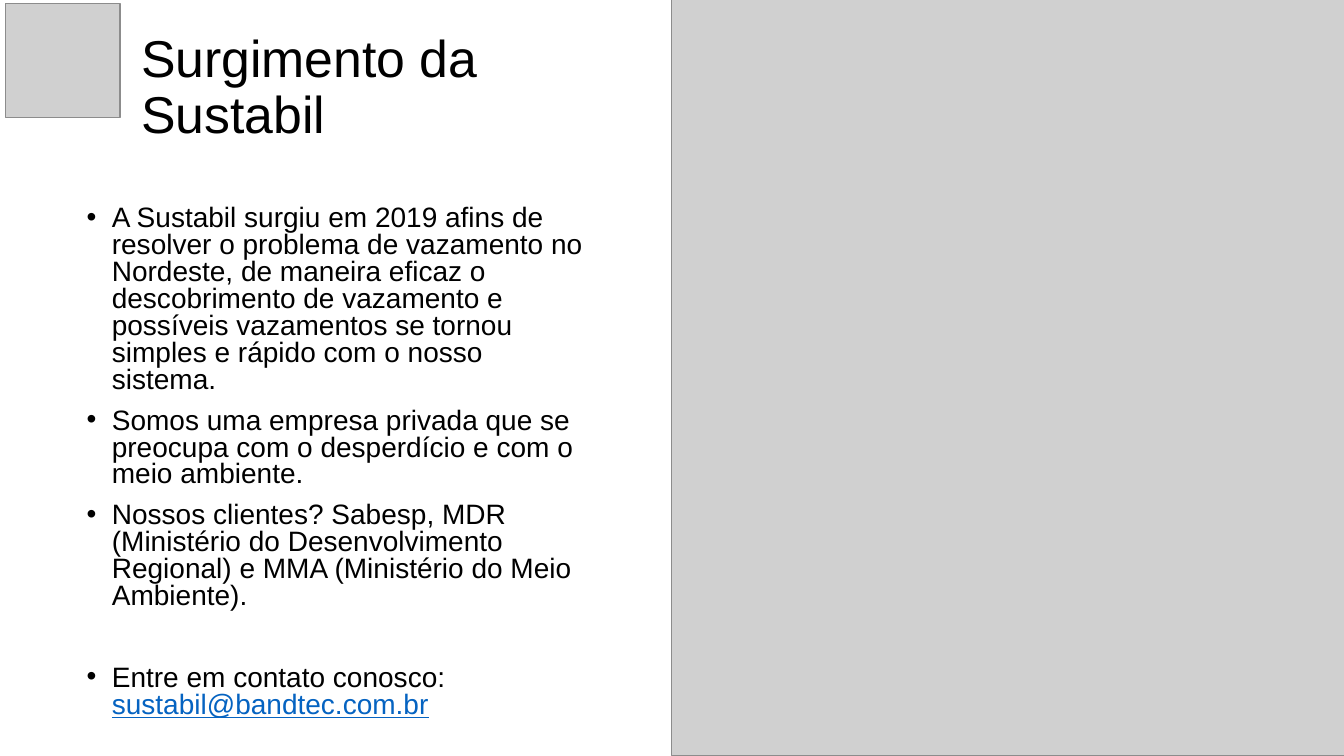
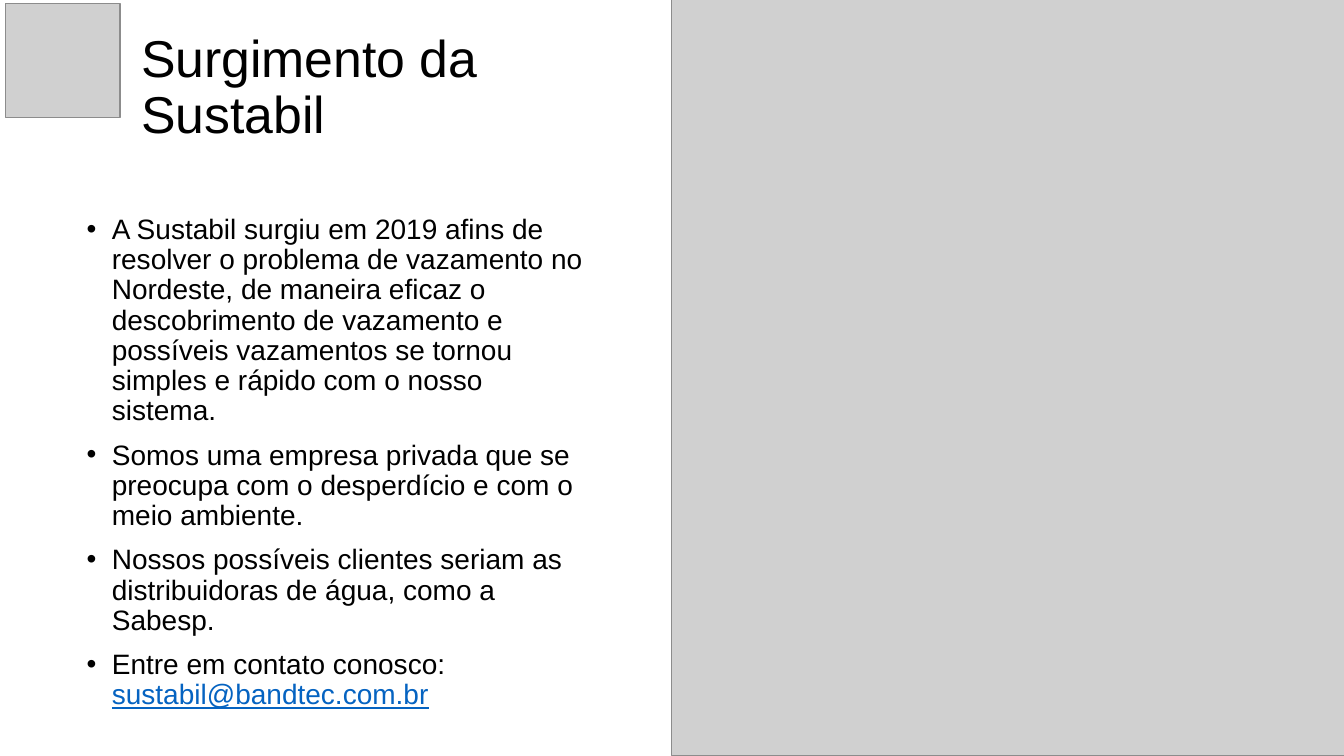
Before and after one commit to franklin-silva41/PROJETO-SENSOR-DE-UMIDADE, a slide deck: slide 4 of SUSTABIL - Apresentação didatico.pptx (slide 3 before the commit). Drawn at 1344x756 pixels with LibreOffice and Linux fonts; fonts in the diff are those of the drawing; grey boxes stand for pictures; background and template pictures are left out. Boxes give left, top, right and bottom in pixels: in the first picture for what was removed or moved away, otherwise in the second. Text is boxed around its words. In the diff, an @@ line names an element or a change of style, - is before the commit and + after.

```diff
--- a/SUSTABIL - Apresentação didatico.pptx
+++ b/SUSTABIL - Apresentação didatico.pptx
@@ text at (x1=112, y1=218, x2=582, y2=709): line spacing 0.8 to 0.9 @@
@@ text at (x1=112, y1=548, x2=562, y2=635): text changed @@
-• Nossos clientes? Sabesp, MDR (Ministério do Desenvolvimento Regional) e MMA (Ministério do Meio Ambiente).
+• Nossos possíveis clientes seriam as distribuidoras de água, como a Sabesp.
```
Also in this commit, not shown: 3 other slides changed, 2 slides added.
